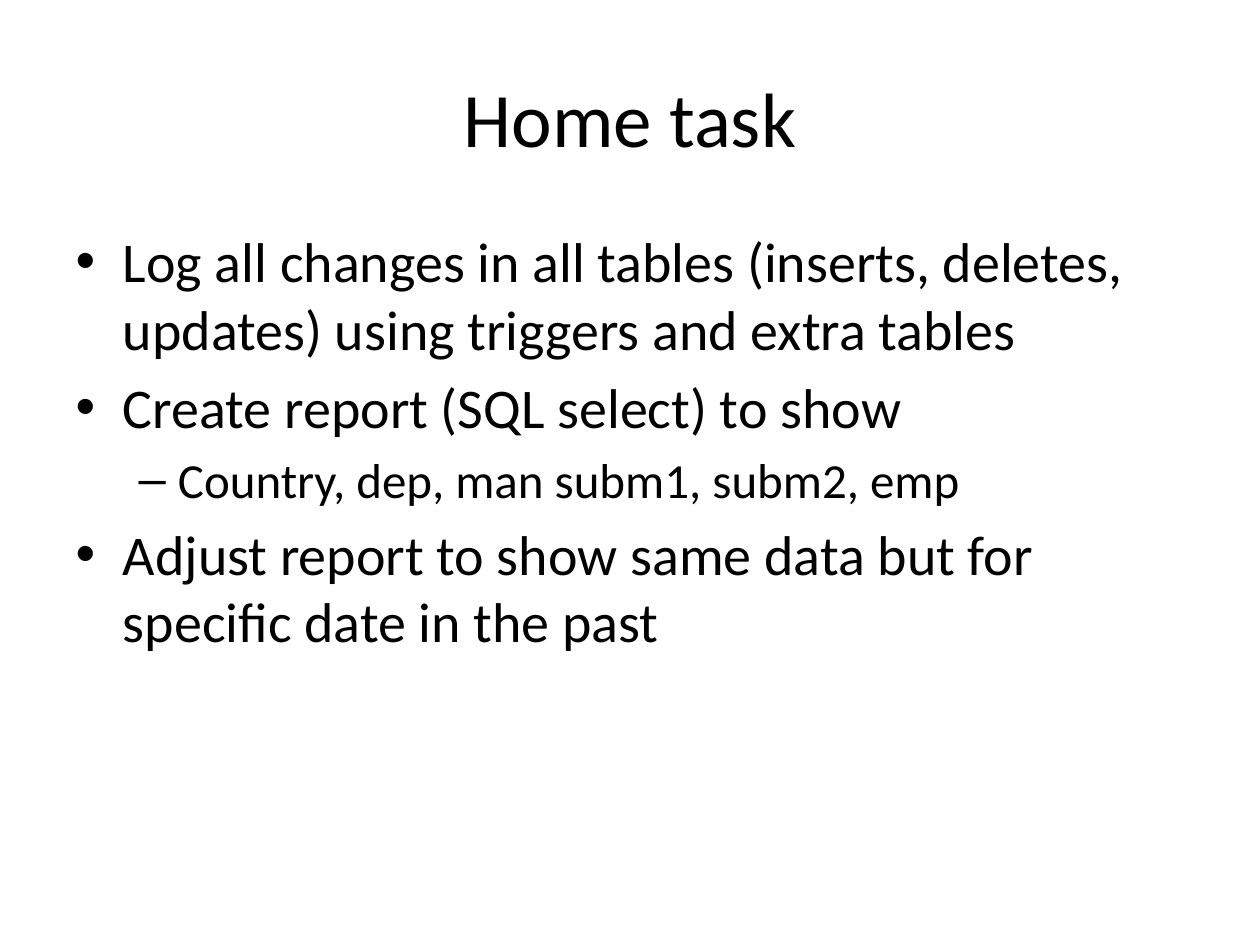
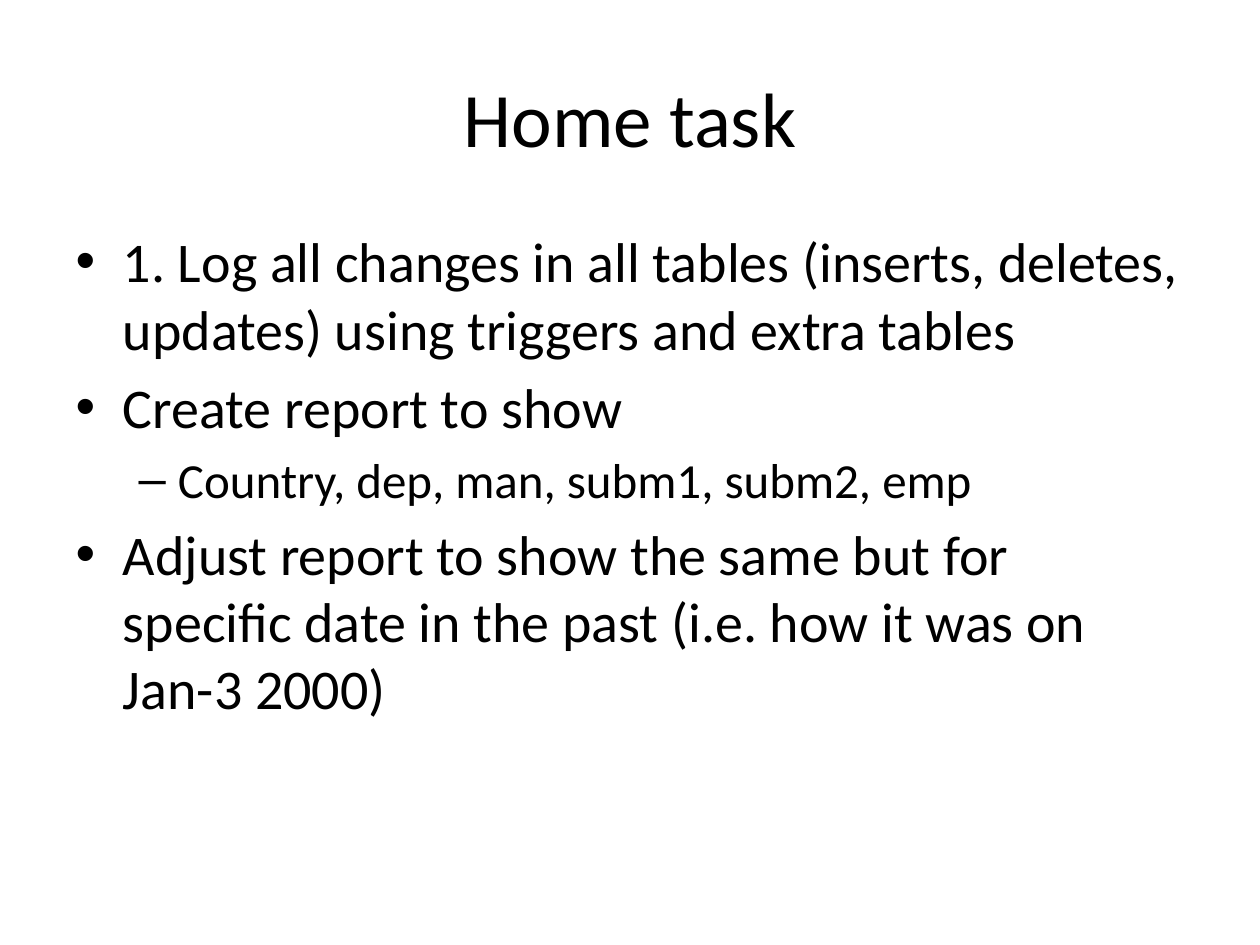
Before and after one commit to vmorev/SQL_lectures, a slide deck: slide 9 of L2 Writing code.pptx (slide 8 before the commit). Drawn at 1260x945 pixels with LibreOffice and Linux fonts; fonts in the diff are those of the drawing. Boxes give left, top, right and bottom in pixels: in the first picture for what was removed or moved away, otherwise in the second. Text is boxed around its words. In the diff, an @@ line names an element or a change of style, - is before the commit and + after.

```diff
--- a/L2 Writing code.pptx
+++ b/L2 Writing code.pptx
@@ text at box(123, 241, 1178, 717): text changed @@
-• Log all changes in all tables (inserts, deletes, updates) using triggers and extra tables
-• Create report (SQL select) to show
-  – Country, dep, man subm1, subm2, emp
-• Adjust report to show same data but for specific date in the past
+• 1. Log all changes in all tables (inserts, deletes, updates) using triggers and extra tables
+• Create report to show
+  – Country, dep, man, subm1, subm2, emp
+• Adjust report to show the same but for specific date in the past (i.e. how it was on Jan-3 2000)
```
Also in this commit, not shown: 2 slides added.
